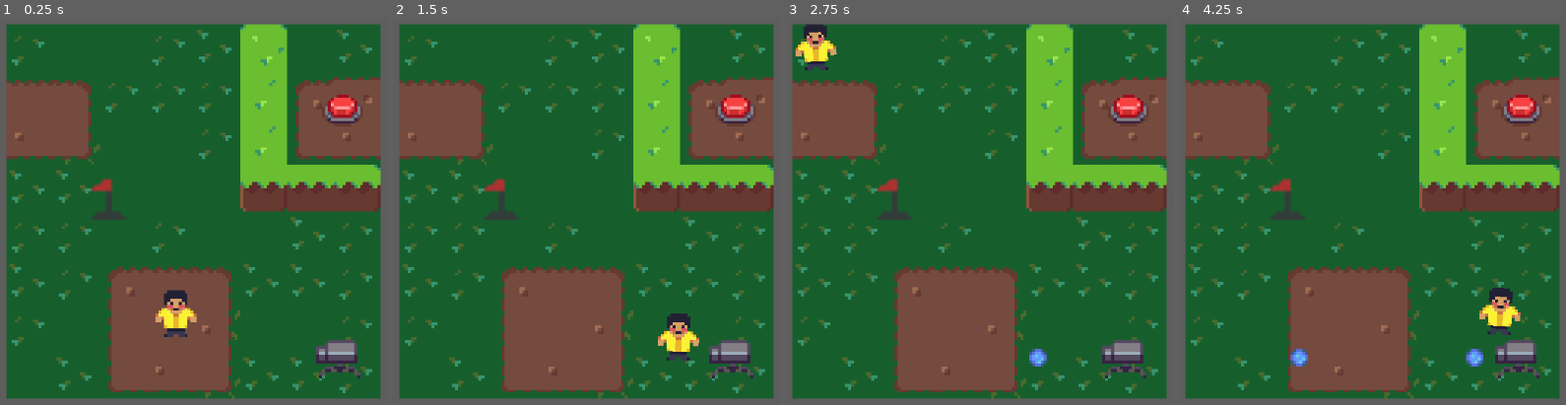
Above: before the commit, frames 1-4 (left to right).
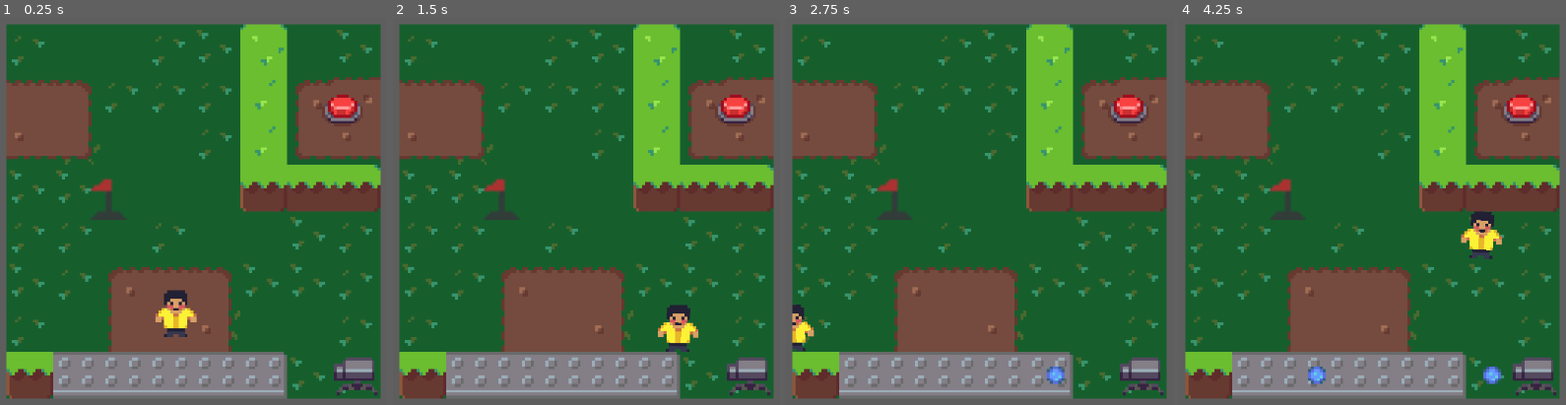
Above: after the commit, the same moments.

Repository: francosorbello/ciclos-jam
Game: Godot game, scene res://main/main.tscn
Two runs of this game, one before a commit and one after it. Both use one fixed random seed, a clock stepped at 60 frames per second and the inputs below.
Inputs:
- Up to frame 1 (0.25 s): no input
- Up to frame 2 (1.5 s): tap Enter at 0.5 s; hold Right (move_right) 0.53-1.28 s; hold Down (move_down) from 1.28 s (still down)
- Up to frame 3 (2.75 s): release Down (move_down) at 2.03 s; hold Right (move_right) from 2.03 s (still down)
- Up to frame 4 (4.25 s): release Right (move_right) at 2.78 s; hold Up (move_up) 2.78-3.53 s; hold Left (move_left) from 3.53 s (still down)

The runs differ from the first frame. In frame 1, 10% of the frame differs, in the area x 1-98%, y 83-99%; in frame 2, 11%; in frame 3, 11%; in frame 4, 12%, in the area x 1-98%, y 49-99%.

Commit message:
walls break projectiles now

Diff:
--- a/content/levels/rulo/test_level.tscn
+++ b/content/levels/rulo/test_level.tscn
@@ -18,7 +18,7 @@
 
 [node name="Walls" type="TileMapLayer" parent="Tiles" unique_id=1926392800]
 texture_filter = 1
-tile_map_data = PackedByteArray("AAAFAAAAAAADAAMAAAAFAAEAAAADAAQAAAAFAAIAAAADAAQAAAAFAAMAAAADAAUAAAAGAAMAAAAEAAAAAAAHAAMAAAAFAAAAAAA=")
+tile_map_data = PackedByteArray("AAAFAAAAAAADAAMAAAAFAAEAAAADAAQAAAAFAAIAAAADAAQAAAAFAAMAAAADAAUAAAAGAAMAAAAEAAAAAAAHAAMAAAAFAAAAAAAAAAcAAAADAAUAAAABAAcAAAAEAAIAAAACAAcAAAAEAAIAAAADAAcAAAAEAAIAAAAEAAcAAAAEAAIAAAAFAAcAAAAFAAIAAAA=")
 tile_set = ExtResource("1_m4rtj")
 
 [node name="WindowSizeReference" parent="." unique_id=1121091131 instance=ExtResource("2_yx5fw")]
@@ -35,5 +35,5 @@
 connection_name = "test"
 
 [node name="ProjectileSpawner" parent="." unique_id=1439850339 instance=ExtResource("6_52hsn")]
-position = Vector2(114, 114)
+position = Vector2(120, 120)
 shoot_direction = 2
--- a/systems/player/player.tscn
+++ b/systems/player/player.tscn
@@ -14,6 +14,8 @@
 height = 16.0
 
 [node name="Player" type="CharacterBody2D" unique_id=613483278]
+collision_layer = 3
+collision_mask = 3
 motion_mode = 1
 script = ExtResource("1_rkbax")
 
--- a/systems/projectile/projectile.gd
+++ b/systems/projectile/projectile.gd
@@ -10,3 +10,7 @@
 
 func _on_lifetime_timer_timeout() -> void:
 	queue_free()
+
+func _on_projectile_area_body_entered(_body: Node2D) -> void:
+	queue_free()
+	pass # Replace with function body.
--- a/systems/projectile/projectile.tscn
+++ b/systems/projectile/projectile.tscn
@@ -4,6 +4,9 @@
 [ext_resource type="Texture2D" uid="uid://yu8wmxnln0ml" path="res://content/art/Sprites_Turrent/Sprite_Bullet.png" id="2_xdbd5"]
 [ext_resource type="PackedScene" uid="uid://di1gahmpg1yjh" path="res://systems/utils/position_wrapper_component.tscn" id="3_pu22i"]
 [ext_resource type="PackedScene" uid="uid://uuknvi3uxdyf" path="res://systems/damageables/hurtbox.tscn" id="4_ed0cs"]
+
+[sub_resource type="CircleShape2D" id="CircleShape2D_ed0cs"]
+radius = 3.0
 
 [sub_resource type="CircleShape2D" id="CircleShape2D_bm5tb"]
 radius = 3.0
@@ -15,11 +18,9 @@
 texture = ExtResource("2_xdbd5")
 
 [node name="ProjectileArea" type="Area2D" parent="." unique_id=489730620]
-collision_layer = 4
-collision_mask = 4
 
 [node name="CollisionShape2D" type="CollisionShape2D" parent="ProjectileArea" unique_id=1007291300]
-shape = SubResource("CircleShape2D_bm5tb")
+shape = SubResource("CircleShape2D_ed0cs")
 
 [node name="LifetimeTimer" type="Timer" parent="." unique_id=1625613948]
 wait_time = 20.0
@@ -31,4 +32,5 @@
 [node name="CollisionShape2D" type="CollisionShape2D" parent="Hurtbox" unique_id=1708370493]
 shape = SubResource("CircleShape2D_bm5tb")
 
+[connection signal="body_entered" from="ProjectileArea" to="." method="_on_projectile_area_body_entered"]
 [connection signal="timeout" from="LifetimeTimer" to="." method="_on_lifetime_timer_timeout"]
